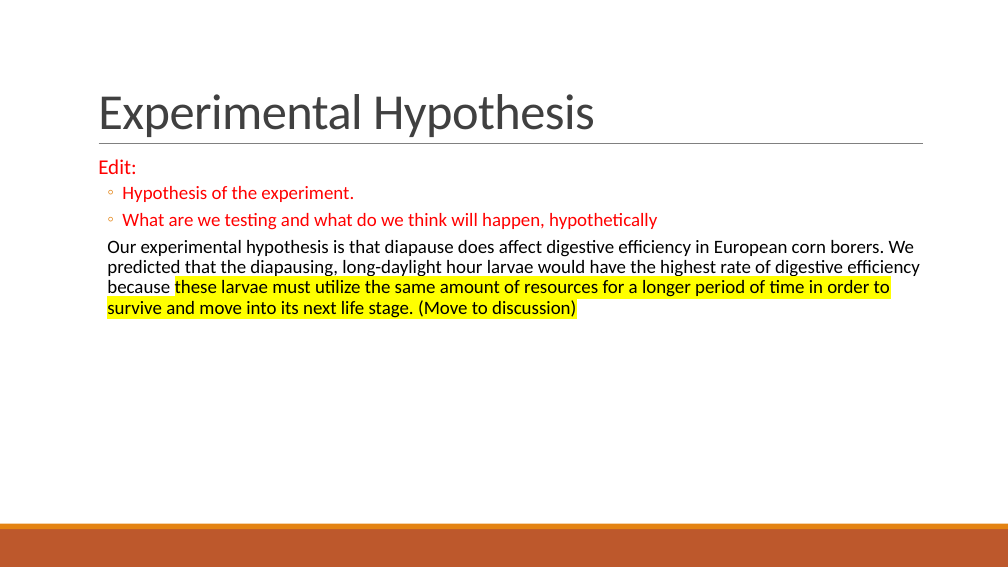
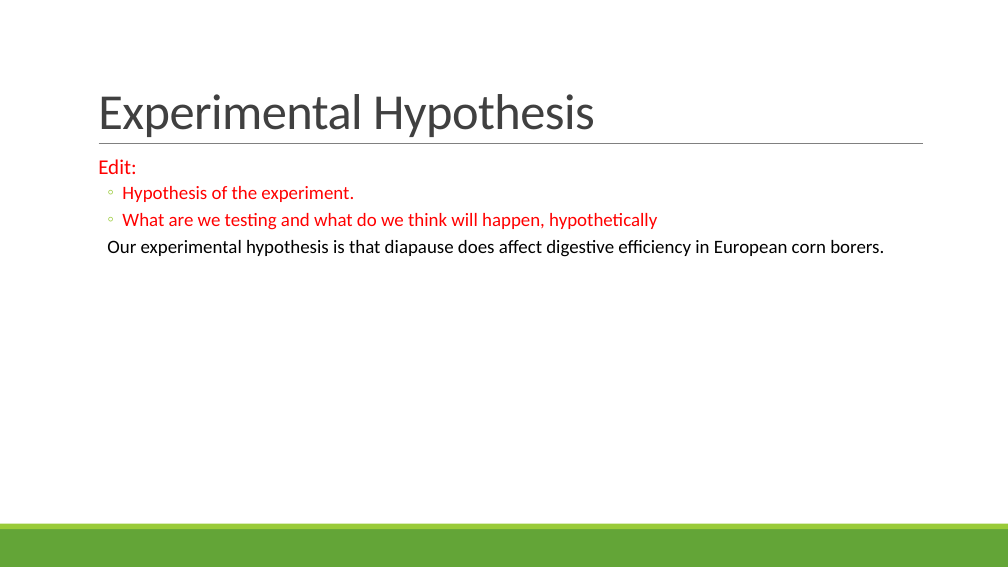
Before and after one commit to jamestbrown5/2018_Undergrad-Summer-Project, a slide deck: slide 9 of Documents/Summer Project Presentation.pptx. Drawn at 1008x567 pixels with LibreOffice and Linux fonts; fonts in the diff are those of the drawing. Boxes give left, top, right and bottom in pixels: in the first picture for what was removed or moved away, otherwise in the second. Text is boxed around its words. In the diff, an @@ line names an element or a change of style, - is before the commit and + after.

Commit message:
20180726 EVL

```diff
--- a/Documents/Summer Project Presentation.pptx
+++ b/Documents/Summer Project Presentation.pptx
@@ text at <box>98,159,657,230</box>: bullet colour #E48312 to #99CB38 @@
@@ text at <box>107,240,884,257</box>: text changed @@
-  Our experimental hypothesis is that diapause does affect digestive efficiency in European corn borers. We predicted that the diapausing, long-daylight hour larvae would have the highest rate of digestive efficiency because these larvae must utilize the same amount of resources for a longer period of time in order to survive and move into its next life stage. (Move to discussion)
+  Our experimental hypothesis is that diapause does affect digestive efficiency in European corn borers.
@@ rectangle at <box>0,529,1008,567</box>: fill #BD582C to #63A537 @@
@@ rectangle at <box>0,524,1008,529</box>: fill #E48312 to #99CB38 @@
```
Also in this commit, not shown: 16 other slides changed, 1 slide added.
